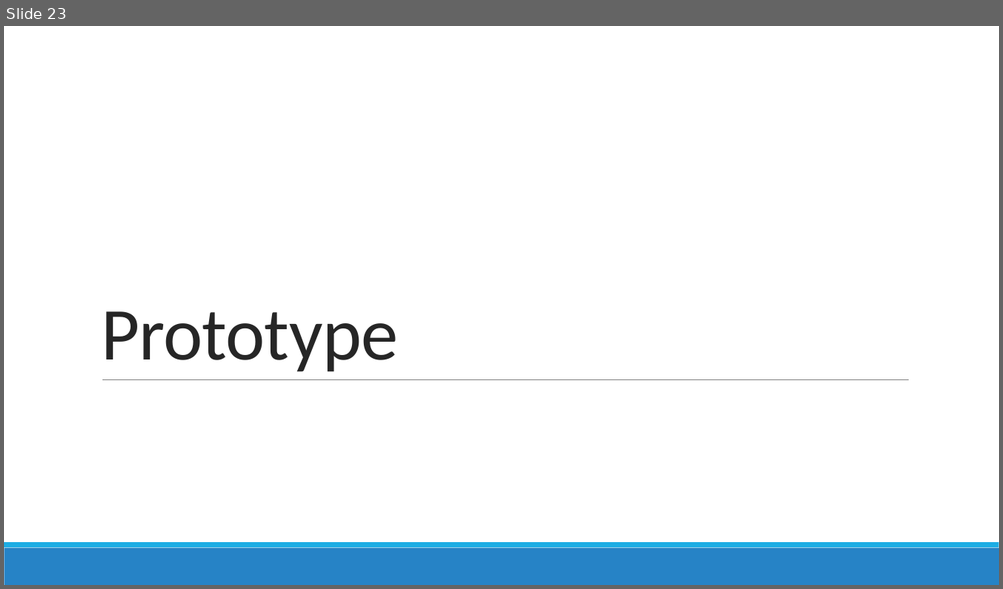
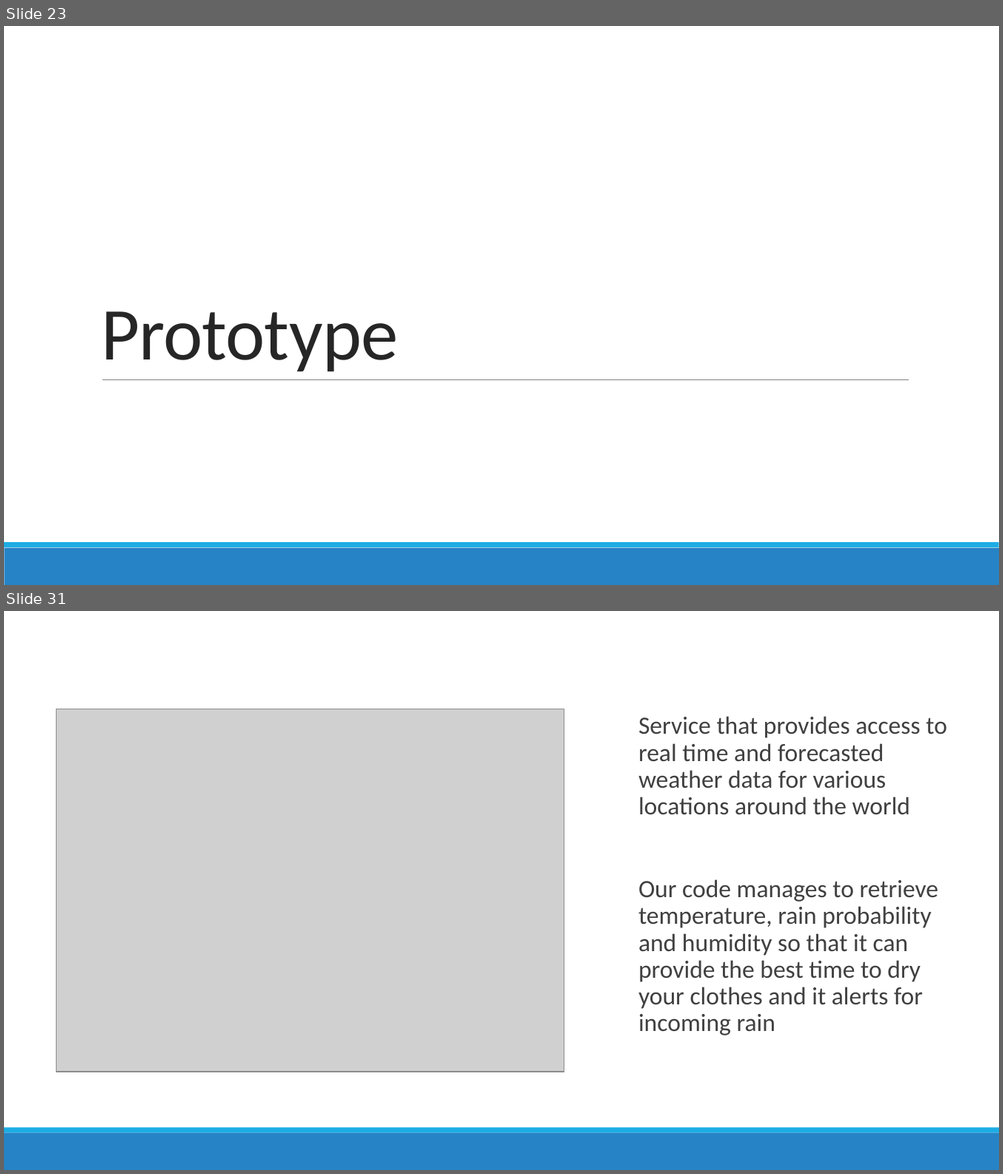
Before and after one commit to sarapeddy/drying-rack-smart, a slide deck: SMART STENDINO.pptx. Shown one above the other, each under a label of ours: slide 23 before the commit, slides 23 and 31 after it; the slides between them are not shown. The pictures are 1003x589 and 1003x1174 pixels, drawn with LibreOffice and Linux fonts; fonts in the diff are those of the drawing; grey boxes stand for pictures. Boxes give left, top, right and bottom in pixels: in the first picture for what was removed or moved away, otherwise in the second. Text is boxed around its words. In the diff, an @@ line names an element or a change of style, - is before the commit and + after.

```diff
--- a/SMART STENDINO.pptx
+++ b/SMART STENDINO.pptx
@@ slide 31 added at bbox=[4, 611, 999, 1170], background #FFFFFF @@
@@ rectangle added at bbox=[4, 611, 999, 1128], fill #FFFFFF @@
@@ picture added at bbox=[57, 709, 563, 1072] @@
@@ text added at bbox=[638, 716, 947, 1036], 24 pt, text #404040 @@
+  Service that provides access to real time and forecasted weather data for various locations around the world
+  Our code manages to retrieve temperature, rain probability and humidity so that it can provide the best time to dry your clothes and it alerts for incoming rain
@@ rectangle added at bbox=[4, 1128, 999, 1133], fill #1CADE4 @@
@@ rectangle added at bbox=[4, 1133, 999, 1170], fill #2683C6 @@
```
Also in this commit, not shown: 4 slides changed, 10 other slides added, 3 slides removed.
